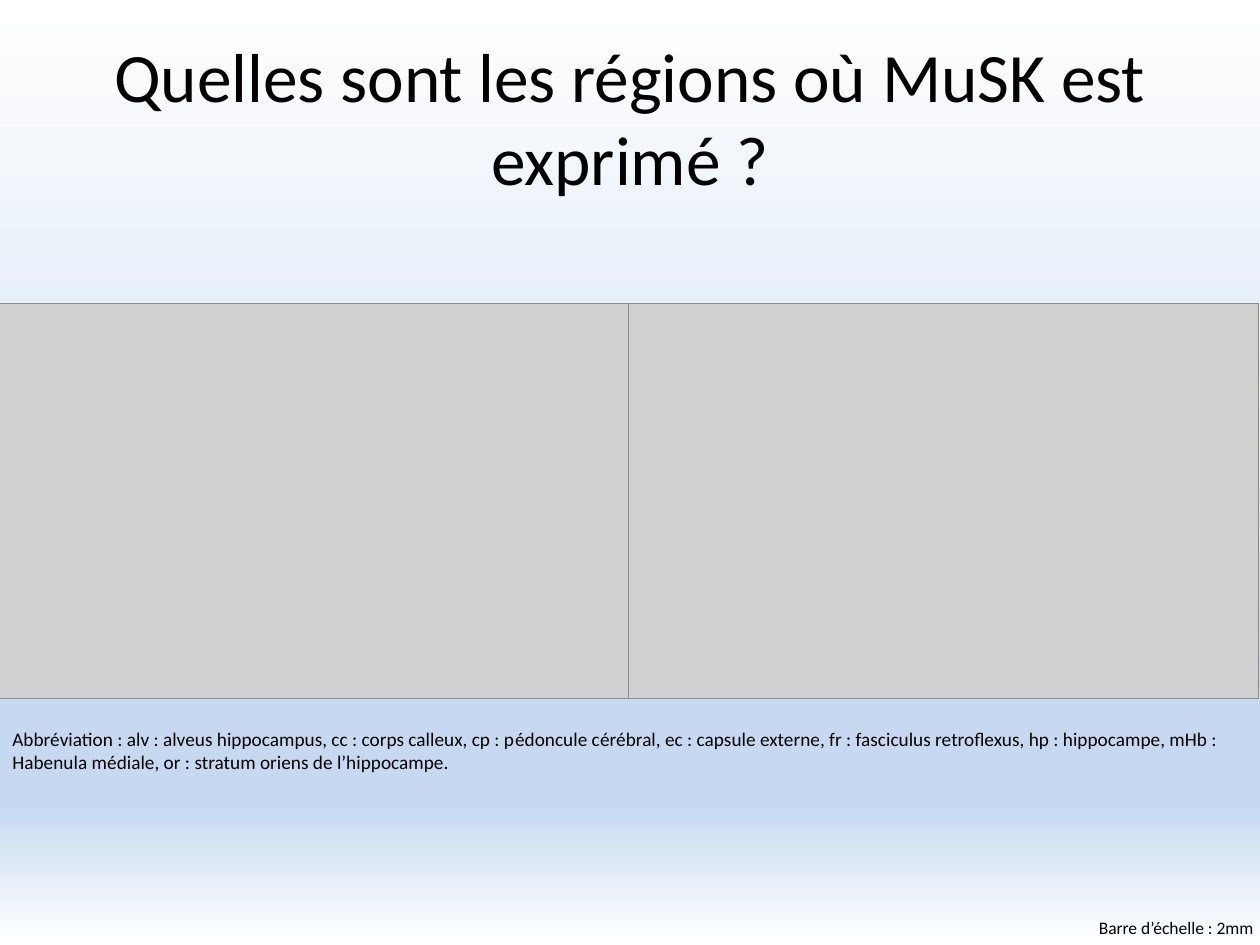
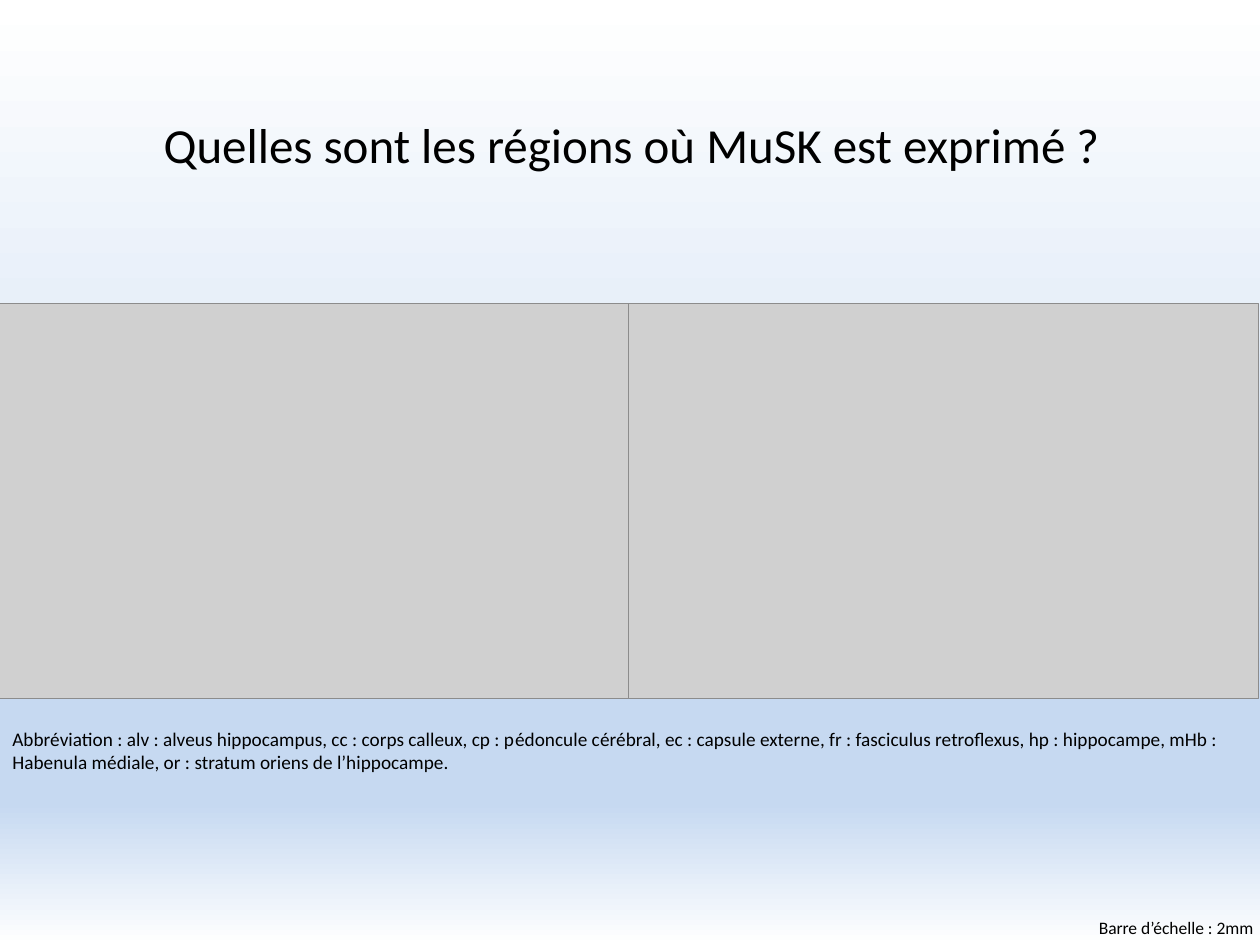
Before and after one commit to FlorentKl/rapport-m2, a slide deck: slide 8 of Présentation Oral.pptx. Drawn at 1260x945 pixels with LibreOffice and Linux fonts; fonts in the diff are those of the drawing; grey boxes stand for pictures. Boxes give left, top, right and bottom in pixels: in the first picture for what was removed or moved away, otherwise in the second. Text is boxed around its words. In the diff, an @@ line names an element or a change of style, - is before the commit and + after.

```diff
--- a/Présentation Oral.pptx
+++ b/Présentation Oral.pptx
@@ title "Quelles sont les régions où ...": place and size @@
-title "Quelles sont les régions où ..." at (114,54,1145,197)
+title "Quelles sont les régions où ..." at (164,129,1065,172)
@@ title "Quelles sont les régions où ..." at (164,129,1065,172): size 39.6 to 28 pt @@
```
Also in this commit, not shown: 9 other slides changed.
